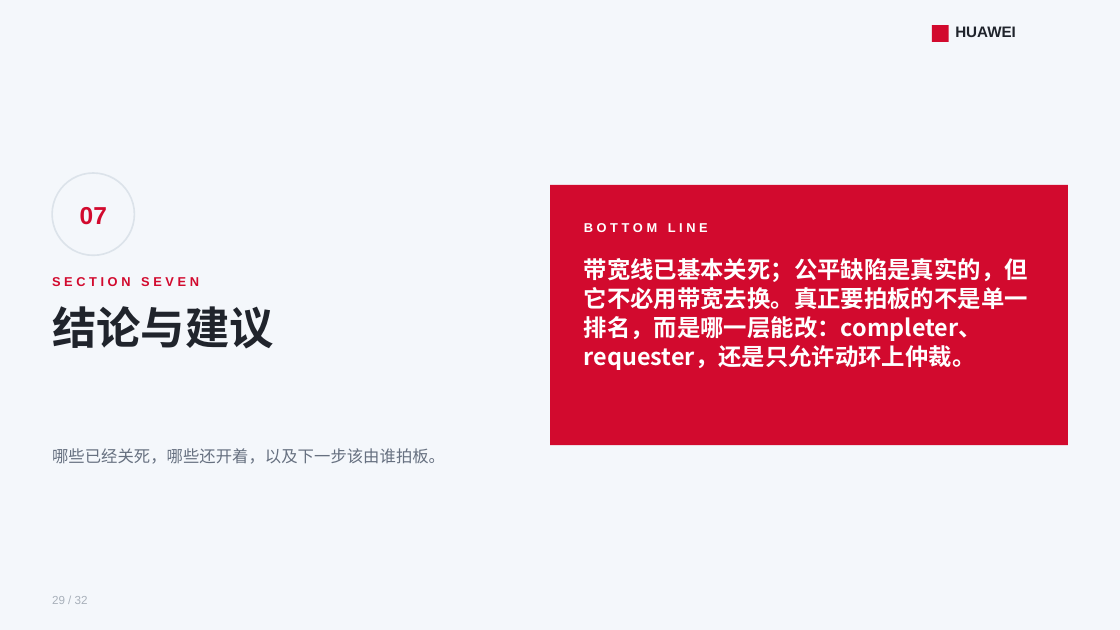
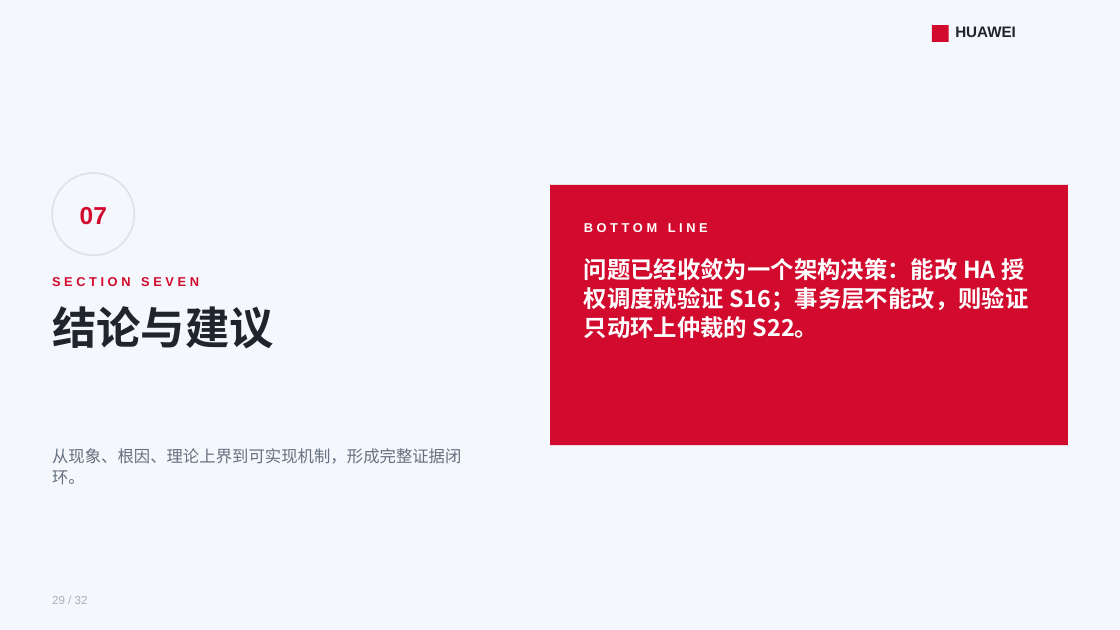
Before and after one commit to lukebest/booksim2, a slide deck: slide 29 of ppt/ring2-write-fairness.pptx. Drawn at 1120x630 pixels with LibreOffice and Linux fonts; fonts in the diff are those of the drawing. Boxes give left, top, right and bottom in pixels: in the first picture for what was removed or moved away, otherwise in the second. Text is boxed around its words. In the diff, an @@ line names an element or a change of style, - is before the commit and + after.

```diff
--- a/ppt/ring2-write-fairness.pptx
+++ b/ppt/ring2-write-fairness.pptx
@@ text at bbox=[584, 258, 1028, 338]: text changed @@
-带宽线已基本关死；公平缺陷是真实的，但它不必用带宽去换。真正要拍板的不是单一排名，而是哪一层能改：completer、requester，还是只允许动环上仲裁。
+问题已经收敛为一个架构决策：能改 HA 授权调度就验证 S16；事务层不能改，则验证只动环上仲裁的 S22。
@@ text at bbox=[52, 448, 461, 484]: text changed @@
-哪些已经关死，哪些还开着，以及下一步该由谁拍板。
+从现象、根因、理论上界到可实现机制，形成完整证据闭环。
```
Also in this commit, not shown: 9 other slides changed, 1 other file.
